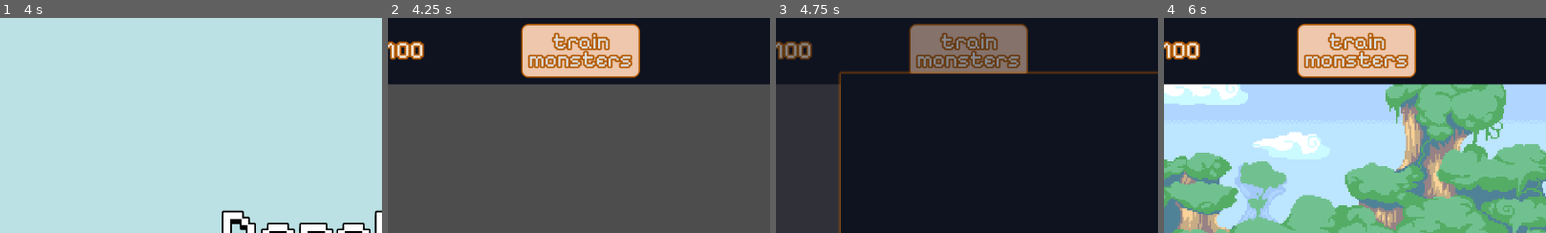
Above: before the commit, frames 1-4 (left to right).
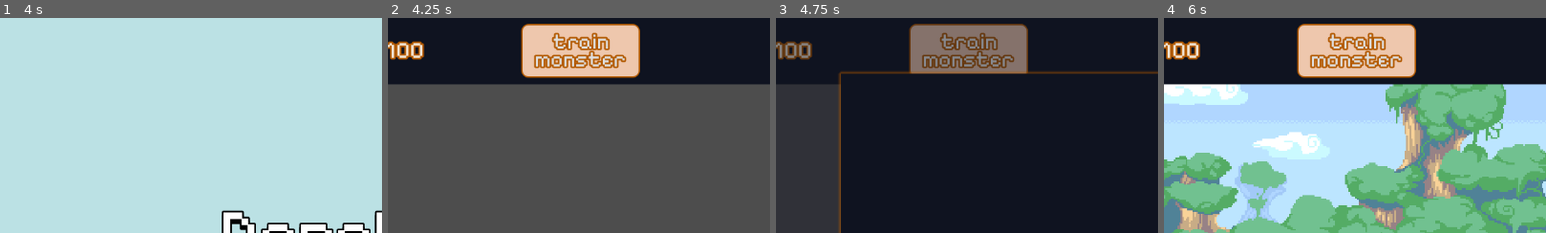
Above: after the commit, the same moments.

Repository: verstraate/monster-daycare
Game: Godot game, scene res://_Scenes/MainMenu/main_menu.tscn
Two runs of this game, one before a commit and one after it. Both use one fixed random seed, a clock stepped at 60 frames per second and the inputs below.
Inputs (mouse positions are % of the whole screen's width and height, from its top left):
- Up to frame 1 (4 s): click (50, 50) at 0.5 s; click "$0" at 1.25 s; click "train monsters" (after the commit: "train monster") at 2 s; click "Gaia" at 2.75 s; click "$0" at 3.5 s
- Up to frame 2 (4.25 s): no input
- Up to frame 3 (4.75 s): click "train monsters" (after the commit: "train monster") at 4.25 s
- Up to frame 4 (6 s): click "Gaia" at 5 s; click "$0" at 5.75 s
The pictures show only the part of the screen within x 10-60%, y 0-50%; the shares and areas given below are measured in that part.

Frame 1 is identical in both runs. In frame 2, 1.4% of the frame differs, in the area x 36-64%, y 15-24%; in frame 3, 1.2%; in frame 4, 1.4%.
Error in both runs: Out of bounds get index '0' (on base: 'Array[Enclosure]') (res://_Scenes/UI/train_menu.gd:24)

Commit message:
fix: Changed train button text from 'train monsters' to more clear 'train monster'

Diff:
--- a/_Scenes/UI/ui.tscn
+++ b/_Scenes/UI/ui.tscn
@@ -170,7 +170,7 @@
 grow_vertical = 2
 theme = ExtResource("7_qjjww")
 text = "train
-monsters
+monster
 "
 
 [node name="MonsterShop" type="Panel" parent="." groups=["Persist"]]
@@ -197,6 +197,7 @@
 grow_vertical = 2
 
 [node name="TrainMenuContainer" type="Button" parent="."]
+visible = false
 z_index = 5
 anchors_preset = 15
 anchor_right = 1.0
